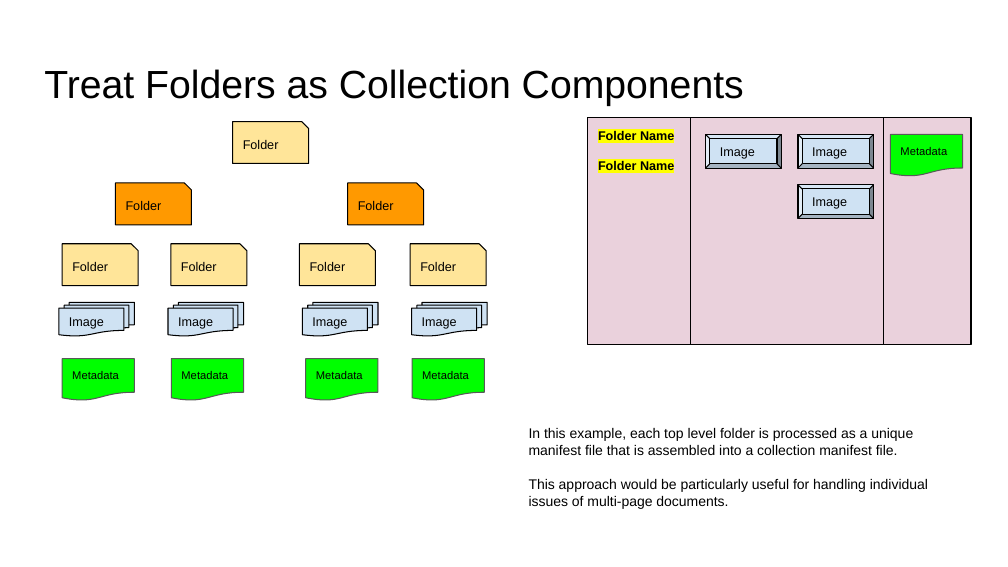
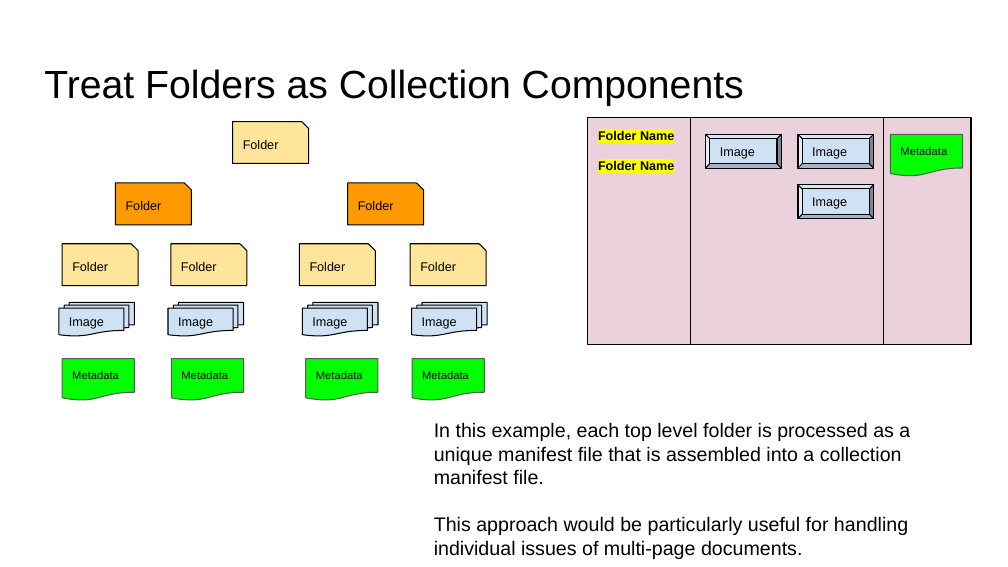
Before and after one commit to Georgetown-University-Libraries/File-Analyzer-Test-Data, a slide deck: slide 10 of iiif/tutorial-screenshots/IIIFScenarios.pptx. Drawn at 1008x567 pixels with LibreOffice and Linux fonts; fonts in the diff are those of the drawing. Boxes give left, top, right and bottom in pixels: in the first picture for what was removed or moved away, otherwise in the second. Text is boxed around its words. In the diff, an @@ line names an element or a change of style, - is before the commit and + after.

```diff
--- a/iiif/tutorial-screenshots/IIIFScenarios.pptx
+++ b/iiif/tutorial-screenshots/IIIFScenarios.pptx
@@ text "In this example, each top ...": place and size @@
-text "In this example, each top ..." at box(529, 428, 928, 509)
+text "In this example, each top ..." at box(434, 422, 910, 559)
@@ text "In this example, each top ..." at box(434, 422, 910, 559): size 10 to 14 pt @@
```
Also in this commit, not shown: 8 other slides changed, 10 other files.
